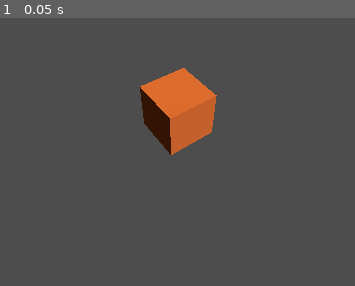
Above: before the commit, frame 1.
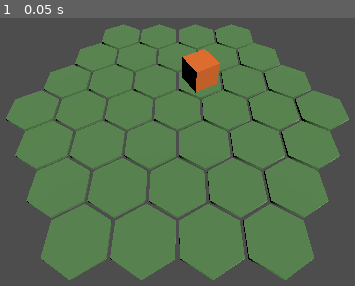
Above: after the commit, the same moment.

Repository: Coarisfinia/khovax
Game: Godot game, scene res://scenes/main.tscn
The game is run twice, just before and just after one commit, with the same random seed, the same clock (stepped at 60 frames per second) and the same inputs.
Inputs:
- Up to frame 1 (0.05 s): no input

The runs differ from the first frame. In frame 1, 66% of the frame differs, in the area x 1-99%, y 2-98%.

Commit message:
First hex grid with the cube standing on one tile
Hex (scripts/hex.gd) holds the grid math on integer axial coordinates and
the one tile-to-world conversion. HexGrid draws a flat grid of three rings,
and HexPiece stands the cube centered on tile (1, -1). The e2e boot flow
checks the hex math, every tile's position and the cube's placement.
AGENTS.md: every user flow gets one coherent e2e test.

Closes #7

Co-Authored-By: Claude Opus 5.5 <noreply@anthropic.com>

Diff:
--- /dev/null
+++ b/scenes/hex_grid.gd
@@ -0,0 +1,54 @@
+## A flat hex grid of `radius` rings around the origin, one hexagonal tile per cell.
+## A tool script, so the grid also shows in the editor.
+@tool
+class_name HexGrid
+extends Node3D
+
+## Height of a tile; its top surface is at this y.
+const TILE_HEIGHT: float = 0.1
+## Tiles are drawn slightly smaller than their cell, so the gaps read as grid lines.
+const TILE_SCALE: float = 0.94
+
+@export_range(0, 12) var radius: int = 3:
+	set(value):
+		radius = value
+		if is_node_ready():
+			_build()
+
+@export var tile_color: Color = Color(0.36, 0.55, 0.32)
+
+
+func _ready() -> void:
+	_build()
+
+
+func tile_node(tile: Vector2i) -> MeshInstance3D:
+	return get_node_or_null(_tile_name(tile)) as MeshInstance3D
+
+
+func _build() -> void:
+	for child: Node in get_children():
+		remove_child(child)
+		child.queue_free()
+
+	# A cylinder with six segments is a hexagonal prism, already pointy-top like Hex.
+	var mesh := CylinderMesh.new()
+	mesh.radial_segments = 6
+	mesh.rings = 1
+	mesh.top_radius = Hex.SIZE * TILE_SCALE
+	mesh.bottom_radius = Hex.SIZE * TILE_SCALE
+	mesh.height = TILE_HEIGHT
+	var material := StandardMaterial3D.new()
+	material.albedo_color = tile_color
+	mesh.material = material
+
+	for tile: Vector2i in Hex.disc(radius):
+		var node := MeshInstance3D.new()
+		node.name = _tile_name(tile)
+		node.mesh = mesh
+		node.position = Hex.to_world(tile) + Vector3(0.0, TILE_HEIGHT / 2.0, 0.0)
+		add_child(node)
+
+
+static func _tile_name(tile: Vector2i) -> String:
+	return "Tile_%d_%d" % [tile.x, tile.y]
--- /dev/null
+++ b/scenes/hex_piece.gd
@@ -0,0 +1,24 @@
+## Something standing on one hex tile: centered on it, resting on the tile's top surface.
+## A tool script, so its placement also shows in the editor.
+@tool
+class_name HexPiece
+extends Node3D
+
+@export var tile: Vector2i = Vector2i.ZERO:
+	set(value):
+		tile = value
+		_place()
+
+## Distance from this node's origin down to its bottom, e.g. half a cube's height.
+@export var base_offset: float = 0.5:
+	set(value):
+		base_offset = value
+		_place()
+
+
+func _ready() -> void:
+	_place()
+
+
+func _place() -> void:
+	position = Hex.to_world(tile) + Vector3(0.0, HexGrid.TILE_HEIGHT + base_offset, 0.0)
--- a/scenes/main.tscn
+++ b/scenes/main.tscn
@@ -1,4 +1,7 @@
 [gd_scene format=3]
+
+[ext_resource type="Script" path="res://scenes/hex_grid.gd" id="1_grid"]
+[ext_resource type="Script" path="res://scenes/hex_piece.gd" id="2_piece"]
 
 [sub_resource type="StandardMaterial3D" id="StandardMaterial3D_sgp6g"]
 albedo_color = Color(0.94, 0.45, 0.16, 1)
@@ -7,13 +10,18 @@
 
 [node name="Main" type="Node3D" unique_id=1635831808]
 
+[node name="HexGrid" type="Node3D" parent="." unique_id=402158871]
+script = ExtResource("1_grid")
+
 [node name="Cube" type="MeshInstance3D" parent="." unique_id=1715359208]
-transform = Transform3D(0.81915206, 0, 0.57357645, 0, 1, 0, -0.57357645, 0, 0.81915206, 0, 0, 0)
+transform = Transform3D(0.8660254, 0, 0.5, 0, 1, 0, -0.5, 0, 0.8660254, 0, 0, 0)
 material_override = SubResource("StandardMaterial3D_sgp6g")
 mesh = SubResource("BoxMesh_o5qli")
+script = ExtResource("2_piece")
+tile = Vector2i(1, -1)
 
 [node name="Camera3D" type="Camera3D" parent="." unique_id=833248369]
-transform = Transform3D(1, 0, 0, 0, 0.70710677, 0.70710677, 0, -0.70710677, 0.70710677, 0, 4, 4)
+transform = Transform3D(1, 0, 0, 0, 0.6585, 0.7526, 0, -0.7526, 0.6585, 0, 8, 7)
 current = true
 
 [node name="Sun" type="DirectionalLight3D" parent="." unique_id=118727424]
--- /dev/null
+++ b/scripts/hex.gd
@@ -0,0 +1,44 @@
+## Hex grid math. Tiles are addressed by integer axial coordinates (q, r) as Vector2i, so the
+## deterministic simulation can work on them without floats. Pointy-top hexes on the XZ ground plane.
+## The tile-to-world conversion lives only here; it is for rendering, never for simulation logic.
+class_name Hex
+extends RefCounted
+
+## World distance from a tile's center to its corners.
+const SIZE: float = 1.0
+
+const DIRECTIONS: Array[Vector2i] = [
+	Vector2i(1, 0), Vector2i(1, -1), Vector2i(0, -1),
+	Vector2i(-1, 0), Vector2i(-1, 1), Vector2i(0, 1),
+]
+
+
+static func distance(a: Vector2i, b: Vector2i) -> int:
+	var d: Vector2i = a - b
+	return (absi(d.x) + absi(d.y) + absi(d.x + d.y)) / 2
+
+
+## Every tile within `radius` steps of `center`, center first, then ring by ring.
+static func disc(radius: int, center: Vector2i = Vector2i.ZERO) -> Array[Vector2i]:
+	var tiles: Array[Vector2i] = [center]
+	for ring_radius: int in range(1, radius + 1):
+		tiles.append_array(ring(ring_radius, center))
+	return tiles
+
+
+## The tiles exactly `radius` steps from `center`.
+static func ring(radius: int, center: Vector2i = Vector2i.ZERO) -> Array[Vector2i]:
+	var tiles: Array[Vector2i] = []
+	var tile: Vector2i = center + DIRECTIONS[4] * radius
+	for side: int in 6:
+		for _step: int in radius:
+			tiles.append(tile)
+			tile += DIRECTIONS[side]
+	return tiles
+
+
+## The center of a tile on the ground plane (y = 0).
+static func to_world(tile: Vector2i) -> Vector3:
+	var x: float = SIZE * sqrt(3.0) * (tile.x + tile.y / 2.0)
+	var z: float = SIZE * 1.5 * tile.y
+	return Vector3(x, 0.0, z)
--- /dev/null
+++ b/tests/e2e/test_boot_flow.gd
@@ -0,0 +1,79 @@
+## Boot flow: the main scene boots into a hex grid with the cube standing on one tile, in view of the camera.
+extends RefCounted
+
+
+func run(tree: SceneTree) -> String:
+	var scene: PackedScene = load(ProjectSettings.get_setting("application/run/main_scene"))
+	if scene == null:
+		return "main scene failed to load"
+	var main: Node = scene.instantiate()
+	tree.root.add_child(main)
+	await tree.process_frame
+	await tree.process_frame
+
+	var result: String = _check_hex_math()
+	if result.is_empty():
+		result = _check_grid(main)
+	if result.is_empty():
+		result = _check_cube(main)
+	main.queue_free()
+	await tree.process_frame
+	return result
+
+
+func _check_hex_math() -> String:
+	var origin := Vector2i.ZERO
+	for direction: Vector2i in Hex.DIRECTIONS:
+		if Hex.distance(origin, direction) != 1:
+			return "neighbor %s is not 1 step away" % direction
+		var gap: float = Hex.to_world(origin).distance_to(Hex.to_world(direction))
+		if not is_equal_approx(gap, Hex.SIZE * sqrt(3.0)):
+			return "neighbor %s is %f apart in the world, not one tile width" % [direction, gap]
+	for radius: int in 4:
+		var expected: int = 1 + 3 * radius * (radius + 1)
+		if Hex.disc(radius).size() != expected:
+			return "a disc of radius %d has %d tiles, not %d" % [radius, Hex.disc(radius).size(), expected]
+	for tile: Vector2i in Hex.ring(2):
+		if Hex.distance(origin, tile) != 2:
+			return "ring tile %s is not 2 steps away" % tile
+	return ""
+
+
+func _check_grid(main: Node) -> String:
+	var grid: HexGrid = main.get_node_or_null("HexGrid") as HexGrid
+	if grid == null:
+		return "no HexGrid"
+	var tiles: Array[Vector2i] = Hex.disc(grid.radius)
+	if grid.get_child_count() != tiles.size():
+		return "grid has %d tiles, expected %d" % [grid.get_child_count(), tiles.size()]
+	for tile: Vector2i in tiles:
+		var node: MeshInstance3D = grid.tile_node(tile)
+		if node == null:
+			return "tile %s is missing" % tile
+		if not node.global_position.is_equal_approx(Hex.to_world(tile) + Vector3(0.0, HexGrid.TILE_HEIGHT / 2.0, 0.0)):
+			return "tile %s is not at its world position" % tile
+	return ""
+
+
+func _check_cube(main: Node) -> String:
+	var cube: HexPiece = main.get_node_or_null("Cube") as HexPiece
+	if cube == null:
+		return "no HexPiece named Cube"
+	var grid: HexGrid = main.get_node("HexGrid") as HexGrid
+	if grid.tile_node(cube.tile) == null:
+		return "the cube's tile %s is not on the grid" % cube.tile
+	var center: Vector3 = Hex.to_world(cube.tile)
+	if not Vector2(cube.global_position.x, cube.global_position.z).is_equal_approx(Vector2(center.x, center.z)):
+		return "the cube is not centered on tile %s" % cube.tile
+	var mesh: BoxMesh = (cube as Node as MeshInstance3D).mesh as BoxMesh
+	var bottom: float = cube.global_position.y - mesh.size.y / 2.0
+	if not is_equal_approx(bottom, HexGrid.TILE_HEIGHT):
+		return "the cube's bottom is at %f, not on the tile's top (%f)" % [bottom, HexGrid.TILE_HEIGHT]
+	if not cube.is_visible_in_tree():
+		return "the cube is not visible"
+	var camera: Camera3D = main.get_viewport().get_camera_3d()
+	if camera == null:
+		return "no active camera"
+	if not camera.is_position_in_frustum(cube.global_position):
+		return "the cube is outside the camera frustum"
+	return ""
--- a/tests/e2e/test_main_scene.gd
+++ /dev/null
@@ -1,33 +0,0 @@
-## The main scene boots and shows the cube through the active camera.
-extends RefCounted
-
-
-func run(tree: SceneTree) -> String:
-	var scene: PackedScene = load(ProjectSettings.get_setting("application/run/main_scene"))
-	if scene == null:
-		return "main scene failed to load"
-	var main: Node = scene.instantiate()
-	tree.root.add_child(main)
-	await tree.process_frame
-	await tree.process_frame
-
-	var result: String = _check(main)
-	main.queue_free()
-	await tree.process_frame
-	return result
-
-
-func _check(main: Node) -> String:
-	var cube: MeshInstance3D = main.get_node_or_null("Cube") as MeshInstance3D
-	if cube == null:
-		return "no MeshInstance3D named Cube"
-	if not cube.mesh is BoxMesh:
-		return "Cube mesh is not a BoxMesh"
-	if not cube.is_visible_in_tree():
-		return "Cube is not visible"
-	var camera: Camera3D = main.get_viewport().get_camera_3d()
-	if camera == null:
-		return "no active camera"
-	if not camera.is_position_in_frustum(cube.global_position):
-		return "Cube is outside the camera frustum"
-	return ""
Not shown, added: scenes/hex_grid.gd.uid
Not shown, added: scenes/hex_piece.gd.uid
Not shown, added: scripts/hex.gd.uid
Renamed: tests/e2e/test_main_scene.gd.uid -> tests/e2e/test_boot_flow.gd.uid
Not shown, changed: AGENTS.md
